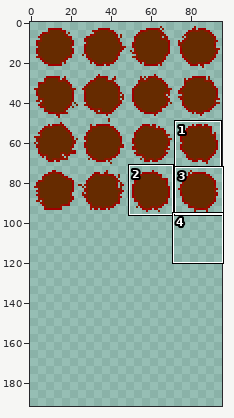
Sprite sheet, stored at assets/ennemy.png. Above: a wide view before the commit, with the close-up outlined.
Close-up. Old version:
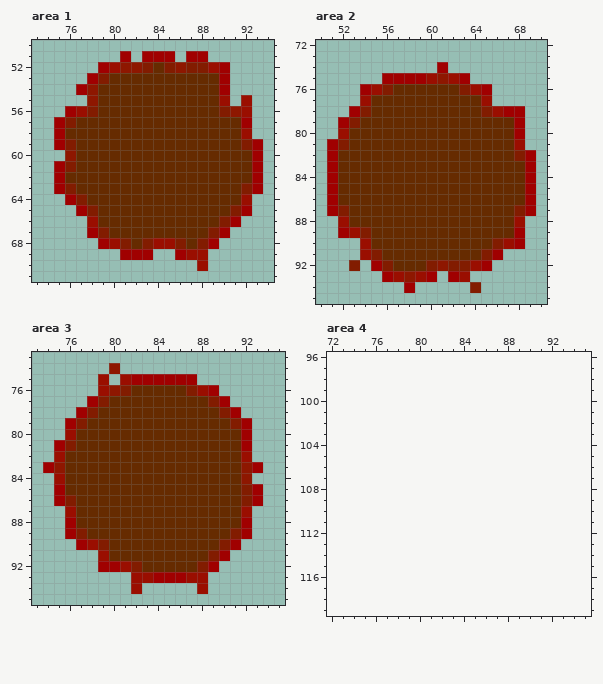
The file is 96x96 pixels. Colours within 5 levels of each other are drawn and written as one. Shown: area 1: x 73..94, y 50..71; area 2: x 50..70, y 72..95; area 3: x 73..95, y 73..95; area 4: x 72..95, y 96..119. The old version is drawn lined up with the new one, on the new canvas. The commit also changed other parts of the picture, which this record leaves out.
Once edited:
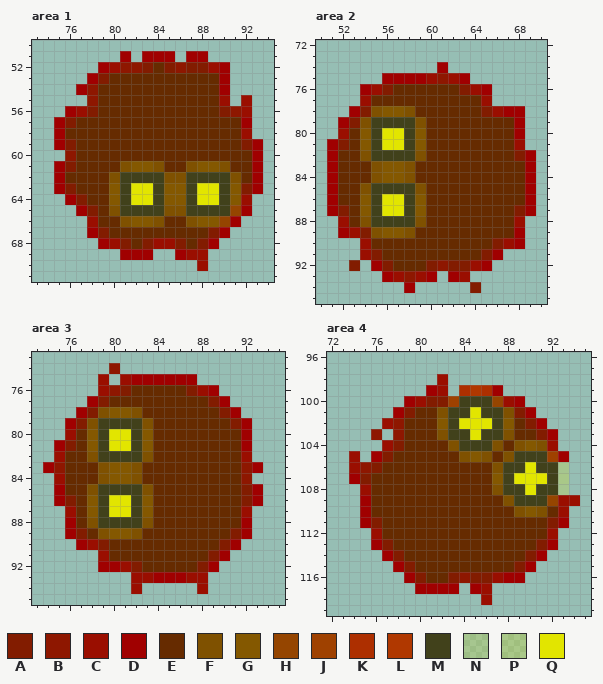
Palette (. is transparent): A #821c00  B #8e1700  C #9a0e00  D #a00000  E #662b00  F #7f5100  G #845800  H #954500  J #9f4100  K #ad2f00  L #b03800  M #41411b  N #e2e50035  P #e2e5003f  Q #e2e500
From old to new:
canvas 96x96 -> 96x192
--- area 1
@@ x 73..94 @@
 60 ...BEEEEEEEEEEEEEEEED.
-61 ..DAEEEEEEEEEEEEEEEED.
-62 ..DEEEEEEEEEEEEEEEEED.
-63 ..DAEEEEEEEEEEEEEEEAD.
-64 ...DAEEEEEEEEEEEEEEC..
-65 ....DAEEEEEEEEEEEEAD..
-66 .....CEEEEEEEEEEEAD...
+61 ..DAEEEEFGGFEEFGGFEED.
+62 ..DEEEEFMMMMFFMMMMFED.
+63 ..DAEEEGMQQMGGMQQMGAD.
+64 ...DAEEGMQQMGGMQQMGC..
+65 ....DAEFMMMMFFMMMMHD..
+66 .....CEEFGGFEEFGGHD...
 67 .....DAEEEEEEEEEAD....
--- area 2
@@ x 52..61 @@
 77 ..CEEEEEEE
-78 .DAEEEEEEE
-79 DAEEEEEEEE
-80 CEEEEEEEEE
-81 AEEEEEEEEE
-82 EEEEEEEEEE
-83 EEEEEEEEEE
-84 EEEEEEEEEE
-85 EEEEEEEEEE
-86 EEEEEEEEEE
-87 AEEEEEEEEE
-88 CEEEEEEEEE
-89 DCAEEEEEEE
+78 .DAFGGFEEE
+79 DAFMMMMFEE
+80 CEGMQQMGEE
+81 AEGMQQMGEE
+82 EEFMMMMFEE
+83 EEEFGGFEEE
+84 EEEFGGFEEE
+85 EEFMMMMFEE
+86 EEGMQQMGEE
+87 AEGMQQMGEE
+88 CEFMMMMFEE
+89 DCAFGGFEEE
 90 ..CEEEEEEE
--- area 3
@@ x 76..85 @@
 77 ..DAEEEEEE
-78 .DAEEEEEEE
-79 DAEEEEEEEE
-80 CEEEEEEEEE
-81 AEEEEEEEEE
-82 EEEEEEEEEE
-83 EEEEEEEEEE
-84 EEEEEEEEEE
-85 EEEEEEEEEE
-86 AEEEEEEEEE
-87 CEEEEEEEEE
-88 DEEEEEEEEE
-89 DAEEEEEEEE
+78 .DAFGGFEEE
+79 DAFMMMMFEE
+80 CEGMQQMGEE
+81 AEGMQQMGEE
+82 EEFMMMMFEE
+83 EEEFGGFEEE
+84 EEEFGGFEEE
+85 EEFMMMMFEE
+86 AEGMQQMGEE
+87 CEGMQQMGEE
+88 DEFMMMMFEE
+89 DAEFGGFEEE
 90 .DCAEEEEEE
--- area 4
@@ x 72..95 @@
  97 ........................
- 98 ........................
- 99 ........................
-100 ........................
-101 ........................
-102 ........................
-103 ........................
-104 ........................
-105 ........................
-106 ........................
-107 ........................
-108 ........................
-109 ........................
-110 ........................
-111 ........................
-112 ........................
-113 ........................
-114 ........................
-115 ........................
-116 ........................
-117 ........................
-118 ........................
+ 98 ..........C.............
+ 99 .........DC.KLKD........
+100 .......DCAAJMMMHCD......
+101 ......DAEEFMMQMMFAD.....
+102 .....CBEEEGMQQQMGEAD....
+103 ....B.BEEEFMMQMMFEEAD...
+104 .....CAEEEEFMMMFEFGFC...
+105 ..C.DAEEEEEEFGFEFMMMJD..
+106 ..CBAEEEEEEEEEEFMMQMMN..
+107 ..DAEEEEEEEEEEEGMQQQMP..
+108 ...CEEEEEEEEEEEFMMQMMN..
+109 ...DEEEEEEEEEEEEFMMMHCC.
+110 ...DEEEEEEEEEEEEEFGFEC..
+111 ...DAEEEEEEEEEEEEEEEAD..
+112 ....CEEEEEEEEEEEEEEEC...
+113 ....DAEEEEEEEEEEEEEAD...
+114 .....DAEEEEEEEEEEEAD....
+115 ......DAEEEEEEEEEAD.....
+116 .......DAEEABAACDD......
+117 ........DDDD.DC.........
+118 ..............C.........
 119 ........................
